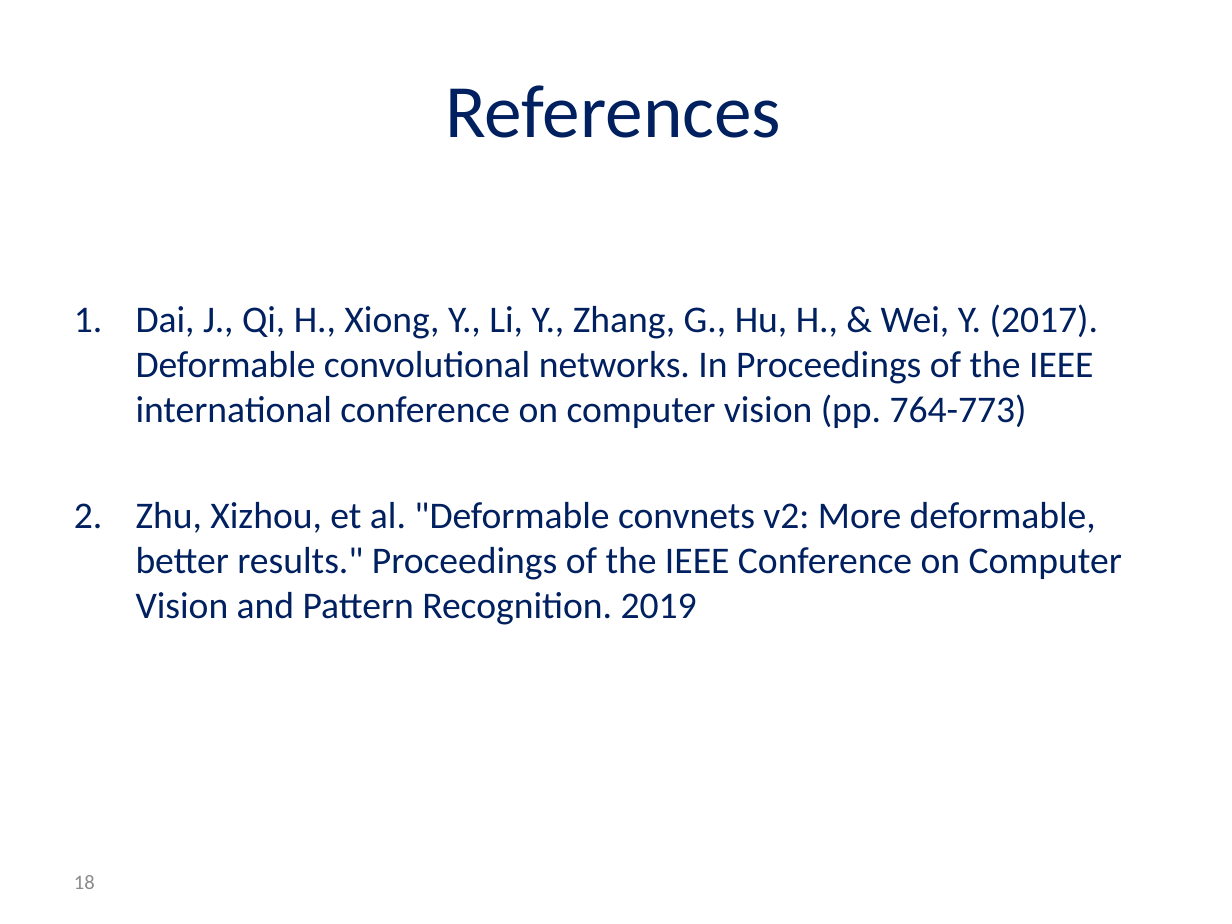
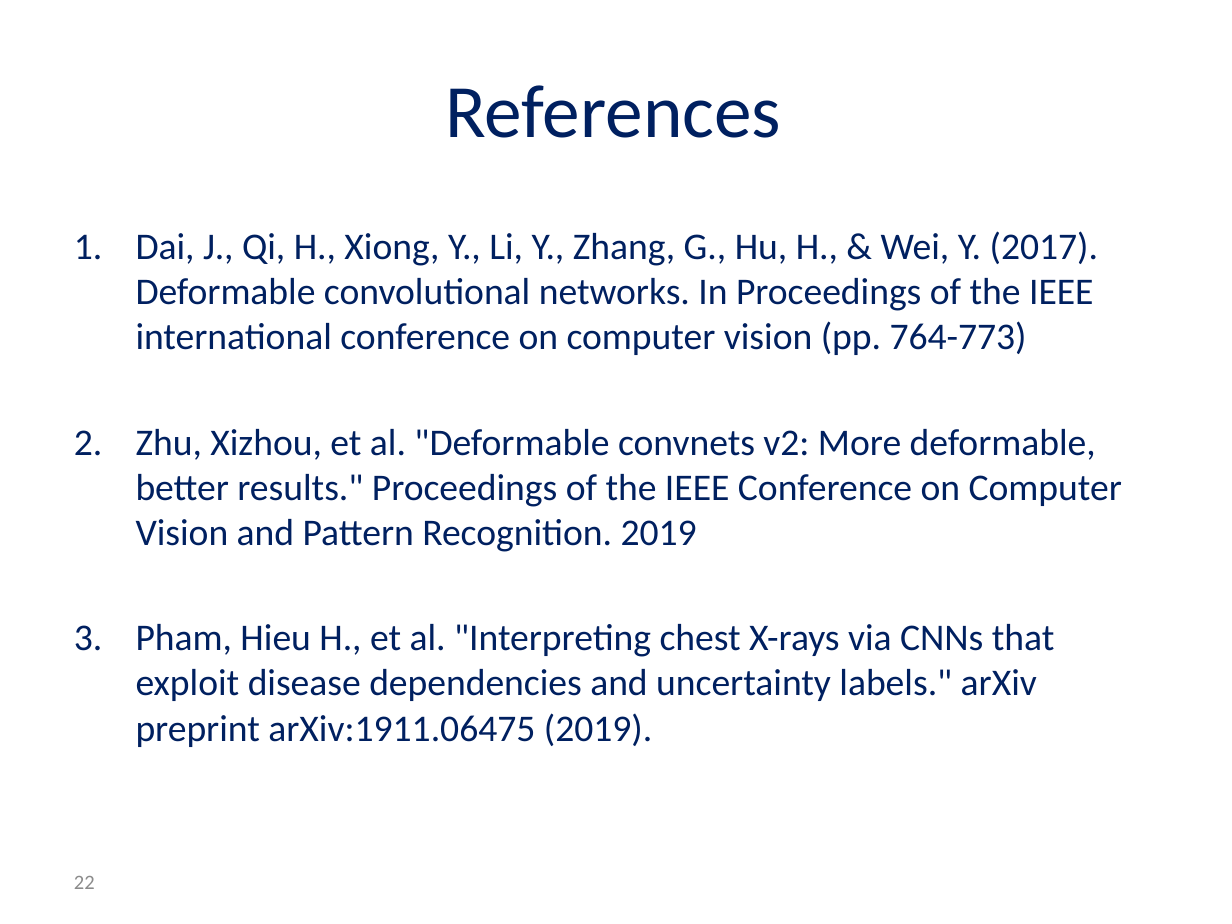
Before and after one commit to andyro2/Pneumonia-Detection-from-Chest-X-Rays-with-Robustness-to-Deformations, a slide deck: slide 22 of MidPresentation_Andy_Or.pptx (slide 18 before the commit). Drawn at 1232x924 pixels with LibreOffice and Linux fonts; fonts in the diff are those of the drawing; background and template pictures are left out. Boxes give left, top, right and bottom in pixels: in the first picture for what was removed or moved away, otherwise in the second. Text is boxed around its words. In the diff, an @@ line names an element or a change of style, - is before the commit and + after.

```diff
--- a/MidPresentation_Andy_Or.pptx
+++ b/MidPresentation_Andy_Or.pptx
@@ text at (x1=136, y1=624, x2=1055, y2=747): paragraph added @@
+3. Pham, Hieu H., et al. "Interpreting chest X-rays via CNNs that exploit disease dependencies and uncertainty labels." arXiv preprint arXiv:1911.06475 (2019).
@@ page number at (x1=74, y1=876, x2=95, y2=889): text changed @@
-18
+22
```
Also in this commit, not shown: 8 other slides changed, 8 slides added, 1 slide removed, 1 other file.
